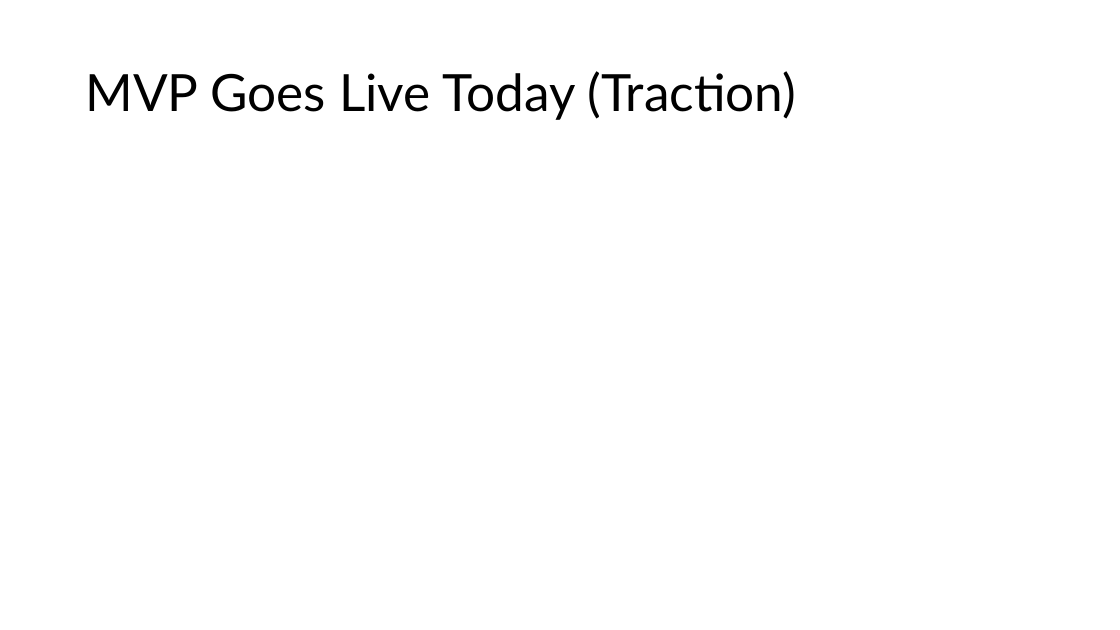
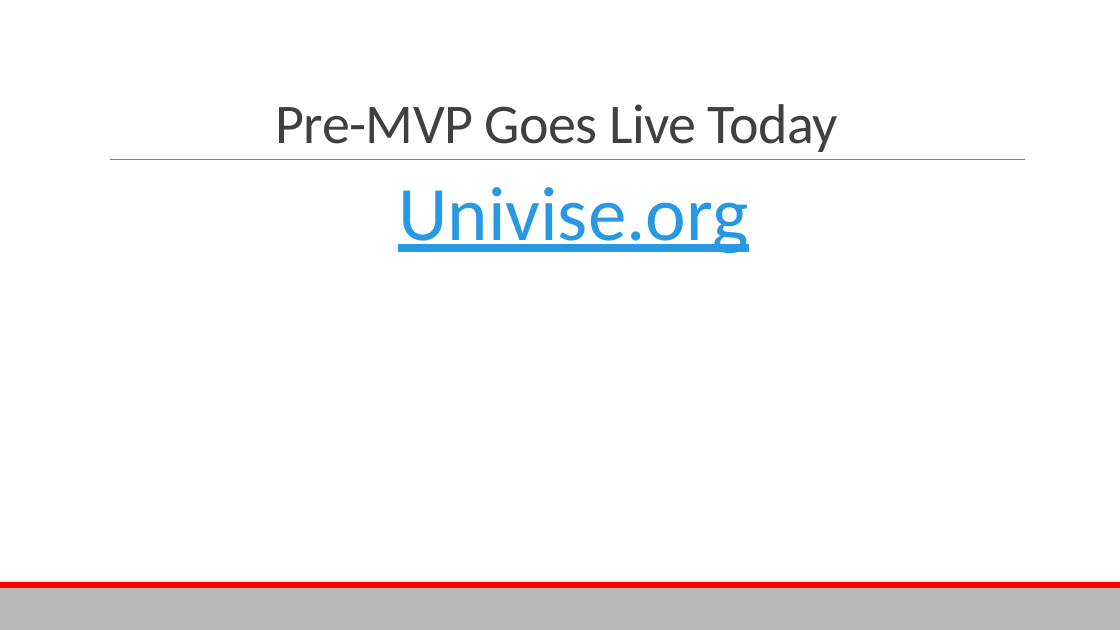
Before and after one commit to Aaryush1/Univise, a slide deck: slide 6 of Pitch_Deck.pptx. Drawn at 1120x630 pixels with LibreOffice and Linux fonts; fonts in the diff are those of the drawing. Boxes give left, top, right and bottom in pixels: in the first picture for what was removed or moved away, otherwise in the second. Text is boxed around its words. In the diff, an @@ line names an element or a change of style, - is before the commit and + after.

```diff
--- a/Pitch_Deck.pptx
+++ b/Pitch_Deck.pptx
@@ title "Pre-MVP Goes Live Today" at [276,104,838,152]: vertical alignment middle to bottom @@
@@ title at [276,104,838,152]: text changed; size 44 to 48 pt; font Lato to Calibri; text colour #000000 to #404040 @@
-MVP Goes Live Today (Traction)
+Pre-MVP Goes Live Today
@@ line added from (110, 160) to (1026, 160), #808080 0.5 pt @@
@@ text added at [398,187,748,254], 66 pt, text #2998E3, underline @@
+  Univise.org
@@ rectangle added at [0,588,1120,630], fill #BABABA @@
@@ rectangle added at [0,582,1120,588], fill #FF0000 @@
```
Also in this commit, not shown: 4 other slides changed, 4 slides added, 4 slides removed, 8 other files.
